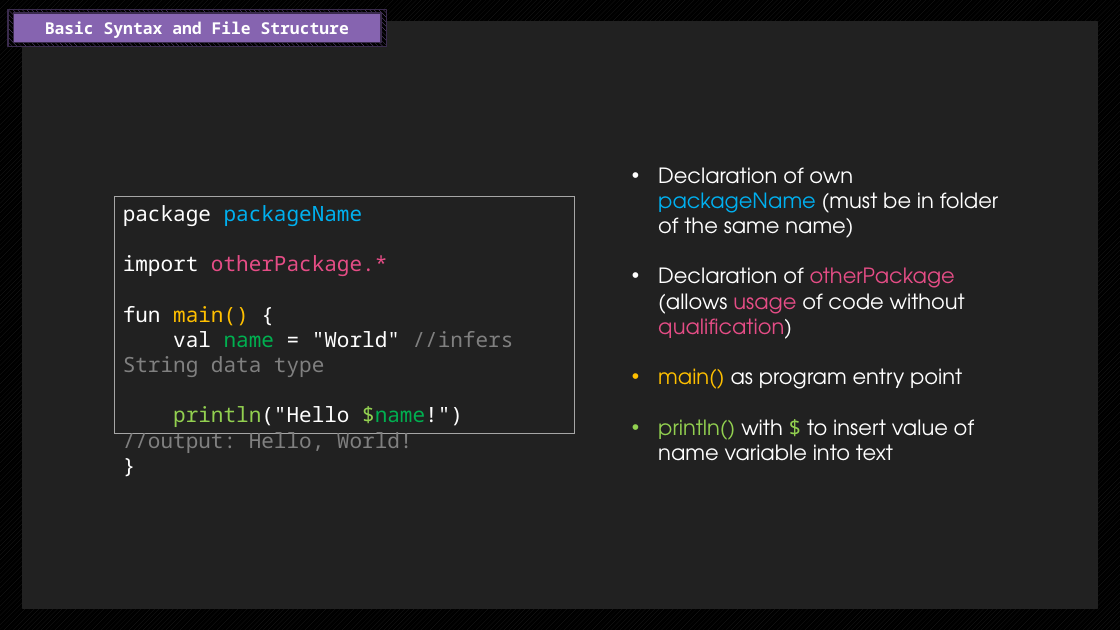
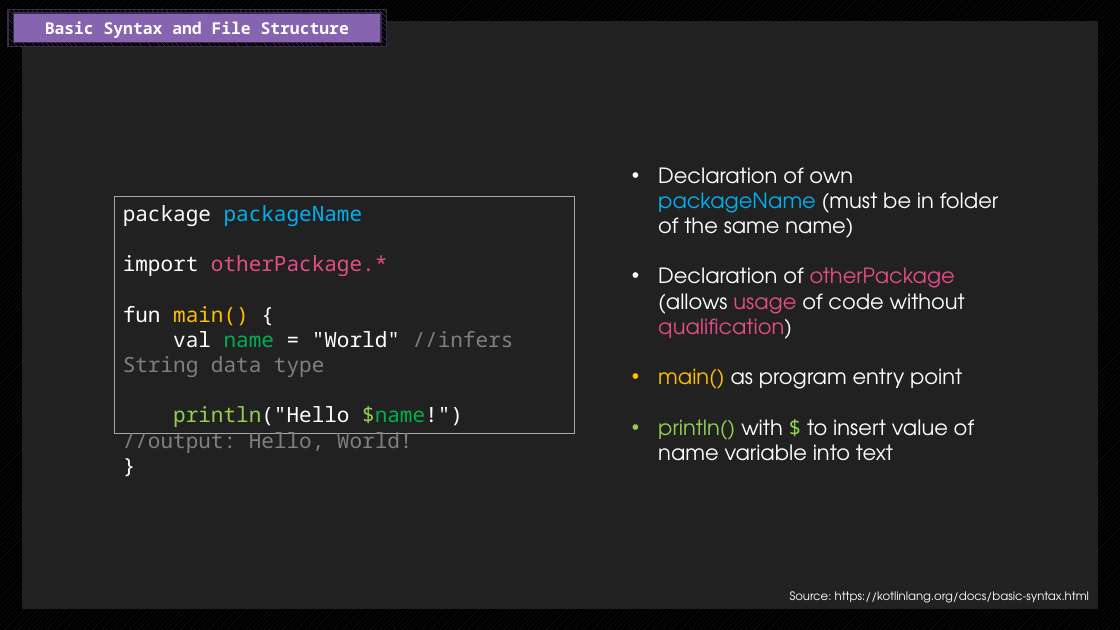
Before and after one commit to endorivium/informational-mastery, a slide deck: slide 4 of KP/Blitzlicht_Kotlin.pptx (slide 3 before the commit). Drawn at 1120x630 pixels with LibreOffice and Linux fonts; fonts in the diff are those of the drawing. Boxes give left, top, right and bottom in pixels: in the first picture for what was removed or moved away, otherwise in the second. Text is boxed around its words. In the diff, an @@ line names an element or a change of style, - is before the commit and + after.

```diff
--- a/KP/Blitzlicht_Kotlin.pptx
+++ b/KP/Blitzlicht_Kotlin.pptx
@@ text added at box(790, 591, 1089, 603), 10 pt, text #FFFFFF @@
+Source: https://kotlinlang.org/docs/basic-syntax.html
```
Also in this commit, not shown: 4 other slides changed, 1 slide added.
